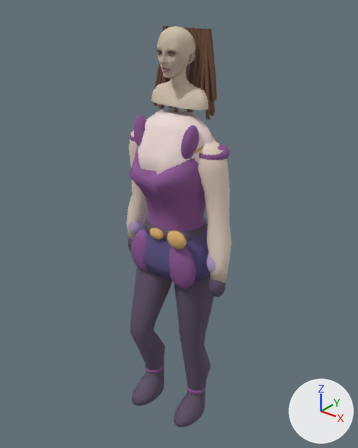
The glTF model godot/assets/katie_walk_3.glb, before and after one commit.
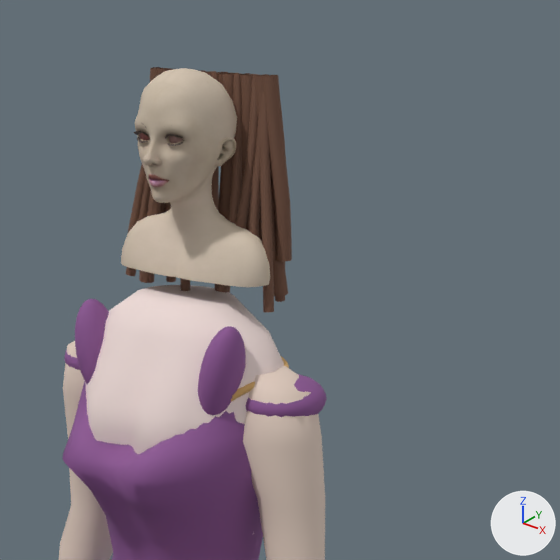
There are two pictures of each version: one whole from a camera (50 mm lens) standing at (1.424, -1.755, 2.345) and looking at (-0.008, 0.035, 1.235), one close up on the part from 29% to 89% of the width and 0% to 48% of the height. Lighting does not change. The marker at lower right points along +X, +Y and +Z. The first two pictures are the older version. Where no turn or scale is listed for an object, it has been applied to the vertices. Vertices at exactly the same position are counted once.

In view in the first close-up: 'Continuous arm', 'Continuous arm.001', 'Fitted shoulder strap', 'Fitted shoulder strap.001', 'Imported Katie eyelashes', 'Imported Katie katie', 'Katie hair strand 00', 'Katie hair strand 02', 'Katie hair strand 05', 'Katie hair strand 44', 'Mantle clasp.001', 'Upper torso skin', 'Violet sweetheart bodice' and 23 more.
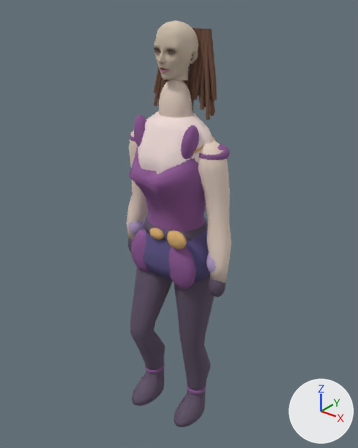
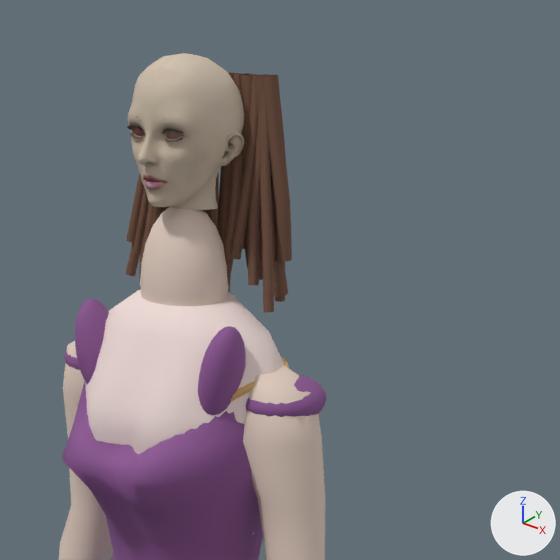
What differs and where, as boxes (x1, y1, x2, y2) in the close-ups (560 x 560 px):
'Imported Katie katie', reshaped, moved, rescaled (22% narrower, 28% shorter): before (121, 68, 270, 287); after (128, 53, 244, 210)
'Neck', added (pale pink): after (140, 207, 229, 306)
'Imported Katie eyelashes', moved, rescaled (14% wider, 12% taller): before (134, 131, 184, 146); after (127, 125, 184, 142)
part 1 of me_head_001, reshaped: before (121, 198, 270, 287); after (169, 200, 218, 210)

What the commit changed:
me_head_001 is used by ob_imported_katie_katie; location (0.0, -0.001, 2.025); scale (0.43, 0.43, 0.43).
me_head_001 had 3016 vertices, 5880 faces and spanned x -0.367..0.367, y -0.232..0.209, z -0.416..0.362.
me_head_001 now has 2610 vertices, 5080 faces and spans x -0.2..0.2, y -0.232..0.209, z -0.134..0.362.
me_head_001 part 1: 446 vertices removed from x -0.367..0.367, y -0.057..0.202, z -0.416..-0.135; 40 vertices added at x -0.098..0.098, y -0.042..0.121, z -0.134.
Mesh me_sphere_005 is new.
It is a UV sphere (20 segments, 12 rings, poles along z) spanning x -0.079..0.079, y -0.074..0.074, z -0.139..0.139.
It uses material mat_mobile_katie_body_skin (pale pink #e5d0c2).
Object 'Imported Katie eyelashes' (ob_imported_katie_eyelashes) moves from (0.0, -0.068, 2.08) to (0.0, -0.078, 2.089).
Object 'Imported Katie eyelashes' (ob_imported_katie_eyelashes) is rescaled from (0.43, 0.43, 0.43) to (0.49, 0.49, 0.49).
Object 'Imported Katie katie' (ob_imported_katie_katie) moves from (0.0, -0.001, 2.025) to (0.0, -0.001, 2.026).
Object 'Imported Katie katie' (ob_imported_katie_katie) is rescaled from (0.43, 0.43, 0.43) to (0.49, 0.49, 0.49).
Object 'Neck' (ob_neck) is new; it shows me_sphere_005.
Its location is (0.0, 0.0, 1.83).
